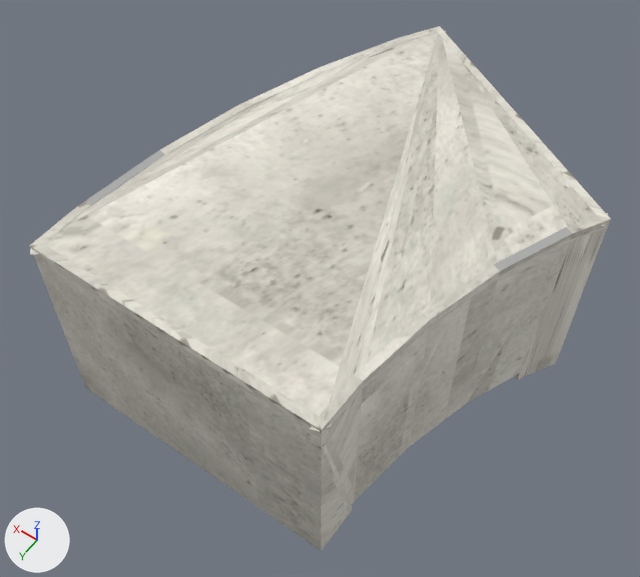
One commit to the glTF model public/katalog/modelle/corner-table-98.gltf: the scene before it, then after it.
Rendered twice from a 50 mm lens placed at (-1.21, 2.02, 3.32), pointed at (0.11, 0.18, 0.42). Arrows for +X, +Y and +Z are at lower left; the lights stay in place. The picture after the commit comes second. Vertices at exactly the same position are counted once.

The first picture shows 'SK0539_Corner_Table_-98.001'.
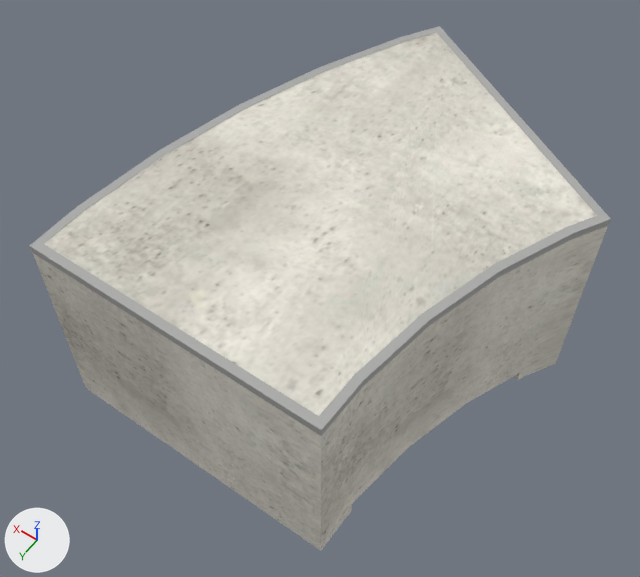
What differs and where, as boxes [x1, y1, x2, y2] in the pictures (640 x 577 px; the box of a moved part takes in the faces that stretch with it):
part 1 of me_sk0539_corner_table__98_001, deleted
    before: [310, 213, 608, 436]
part 2 of me_sk0539_corner_table__98_001, moved or reshaped (not visible afterwards)
    before: [30, 31, 446, 437]
part 3 of me_sk0539_corner_table__98_001, surface changed
    both: [30, 67, 610, 550]

The change, as a list of edits to the scene's bpy script:
```text
Change me_sk0539_corner_table__98_001:
    used by ob_sk0539_corner_table__98_001; location = (0.0, 0.0, 0.0)
    remove me_sk0539_corner_table__98_001.from_pydata(...)  # 767 vertices, 1422 faces; spans x -0.8..0.81, y -0.96..0.98, z 0.0..0.96
    add me_sk0539_corner_table__98_001.from_pydata(...)  # 782 vertices, 775 faces; spans x -0.8..0.8, y -0.96..0.96, z 0.0..0.96
    me_sk0539_corner_table__98_001 part 1: the loose piece of 18 vertices spanning x -0.8..-0.42, y -0.37..0.97, z 0.92..0.95 is deleted
    me_sk0539_corner_table__98_001 part 2: 108 vertices removed from x -0.8..0.81, y -0.96..0.98, z 0.02..0.95; 183 vertices added at x -0.76..0.77, y -0.92..0.93, z 0.0..0.95
    me_sk0539_corner_table__98_001 part 3: 136 kept faces spanning x -0.8..0.8, y -0.96..0.96, z 0.0..0.96 get new texture (UV) coordinates
    other edits to the shape of me_sk0539_corner_table__98_001 do not show in these pictures
```
